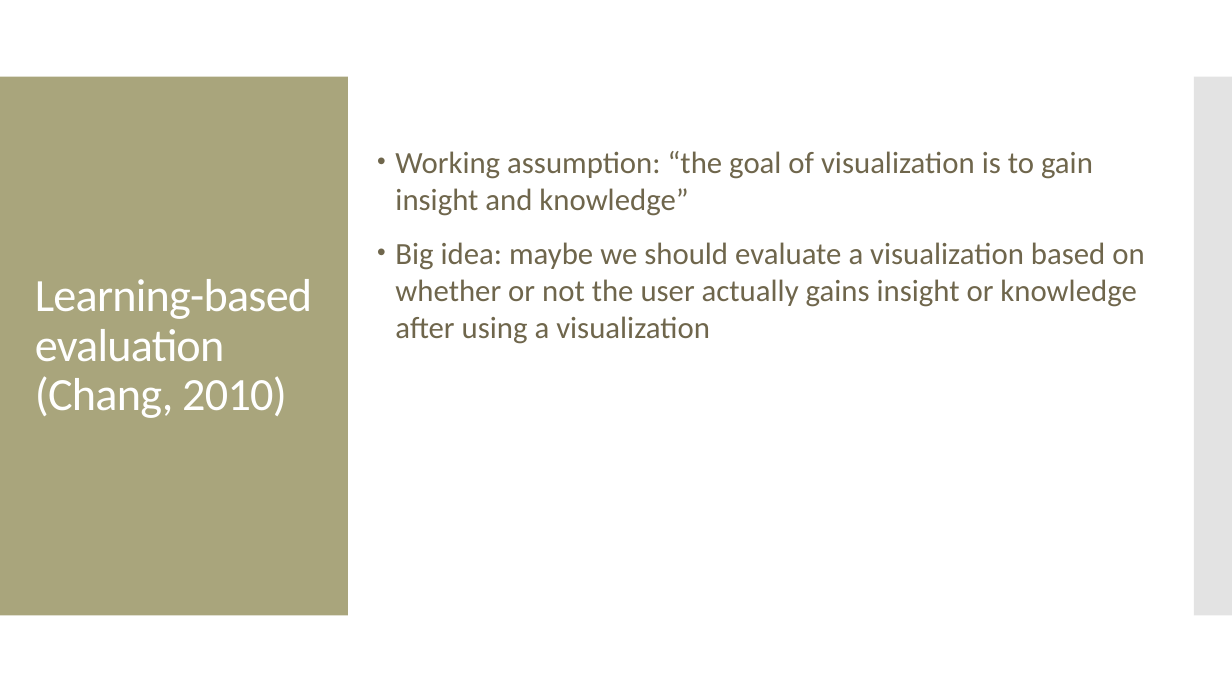
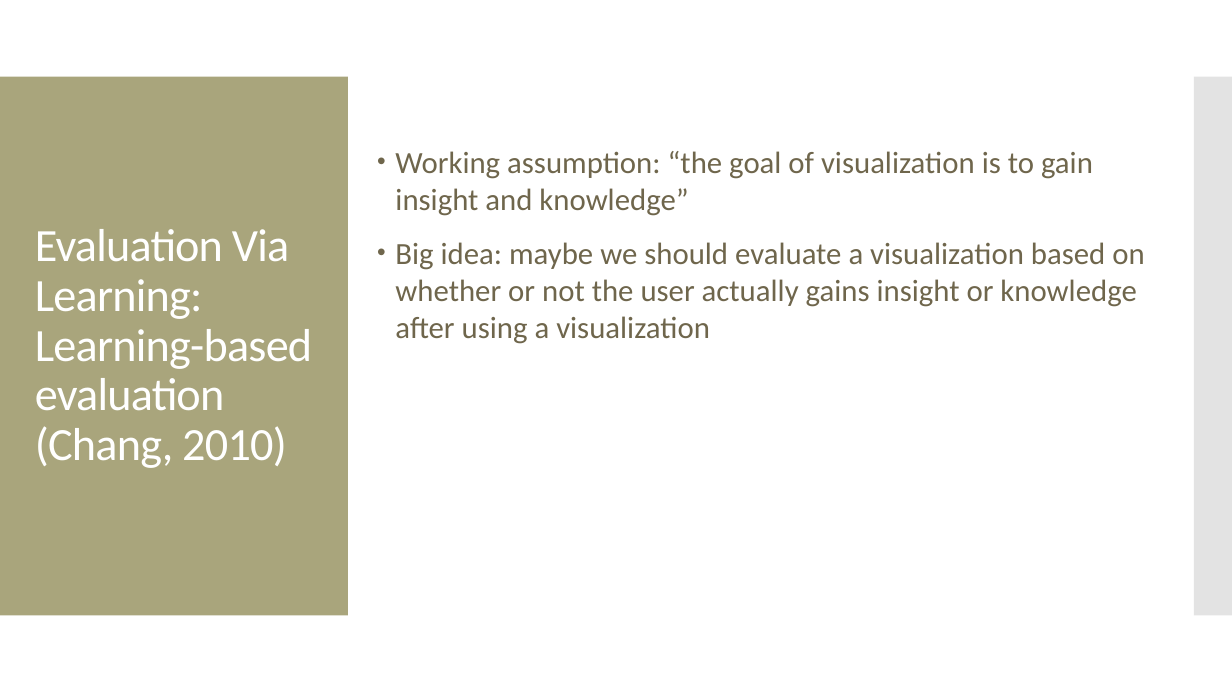
Before and after one commit to amosca01/SDS-CS235, a slide deck: slide 38 of slides/12-evaluation.pptx (slide 33 before the commit). Drawn at 1232x693 pixels with LibreOffice and Linux fonts; fonts in the diff are those of the drawing. Boxes give left, top, right and bottom in pixels: in the first picture for what was removed or moved away, otherwise in the second. Text is boxed around its words. In the diff, an @@ line names an element or a change of style, - is before the commit and + after.

```diff
--- a/slides/12-evaluation.pptx
+++ b/slides/12-evaluation.pptx
@@ text at (35,229,312,468): text changed @@
-Learning-based evaluation (Chang, 2010)
+Evaluation Via Learning: Learning-based evaluation (Chang, 2010)
```
Also in this commit, not shown: 11 other slides changed, 10 slides added, 4 slides removed, 9 other files.
